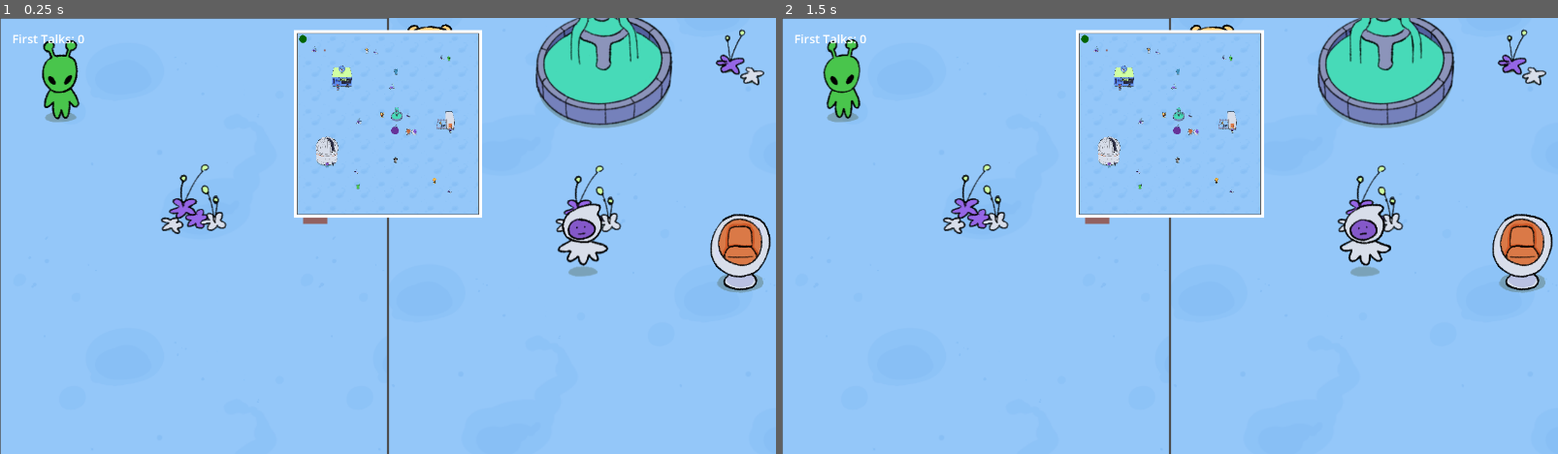
Above: before the commit, frames 1-2 (left to right).
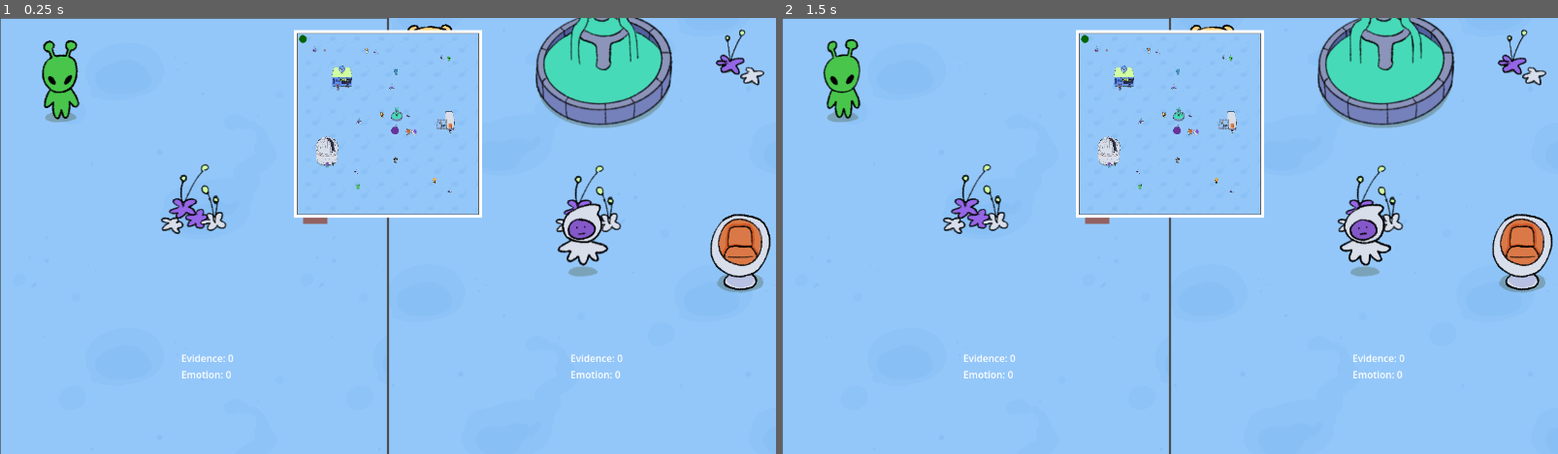
Above: after the commit, the same moments.

Repository: liannie3/wwhataburger
Game: Godot game, scene res://main_game/SpitScreen.tscn
Same seed, same stepped clock (60 frames per second), same inputs: the game is played once before the commit and once after it. This scene is started directly instead of the project's main scene.
Inputs:
- Up to frame 1 (0.25 s): no input
- Up to frame 2 (1.5 s): no input

The runs differ from the first frame. In frame 1, 0.3% of the frame differs, in the area x 1-81%, y 3-83%; in frame 2, 0.3%.

Commit message:
Create hud

Diff:
--- a/core/emotion_manager.gd
+++ b/core/emotion_manager.gd
@@ -35,3 +35,8 @@
 
 func _on_emotion_expired(player_id: int) -> void:
 	set_emotion(player_id, EmotionData.Emotion.NONE)
+
+func get_emotion_time_left(player_id: int) -> float:
+	if _timers.has(player_id) and not _timers[player_id].is_stopped():
+		return _timers[player_id].time_left
+	return 0.0
--- /dev/null
+++ b/main_game/HUD.tscn
@@ -0,0 +1,34 @@
+[gd_scene format=3 uid="uid://bhk45cagwg42x"]
+
+[ext_resource type="Script" uid="uid://7fgwg7st8w0y" path="res://main_game/hud.gd" id="1_riflj"]
+
+[node name="Hud" type="CanvasLayer" unique_id=190957759]
+script = ExtResource("1_riflj")
+
+[node name="Control" type="Control" parent="." unique_id=392376605]
+layout_mode = 3
+anchors_preset = 7
+anchor_left = 0.5
+anchor_top = 1.0
+anchor_right = 0.5
+anchor_bottom = 1.0
+offset_left = -20.0
+offset_top = -170.0
+offset_right = 20.0
+offset_bottom = -130.0
+grow_horizontal = 2
+grow_vertical = 0
+
+[node name="VBoxContainer" type="VBoxContainer" parent="Control" unique_id=1960163562]
+layout_mode = 0
+offset_right = 40.0
+offset_bottom = 81.0
+
+[node name="EvidenceLabel" type="Label" parent="Control/VBoxContainer" unique_id=738955444]
+layout_mode = 2
+
+[node name="EmotionLabel" type="Label" parent="Control/VBoxContainer" unique_id=1736996198]
+layout_mode = 2
+
+[node name="DurationBar" type="ProgressBar" parent="Control/VBoxContainer" unique_id=1663121440]
+layout_mode = 2
--- a/main_game/PlayerUI.tscn
+++ b/main_game/PlayerUI.tscn
@@ -21,22 +21,6 @@
 theme_override_colors/font_color = Color(1, 1, 1, 0.7019608)
 theme_override_font_sizes/font_size = 35
 text = "\"E to Talk\""
-
-[node name="HUD" type="MarginContainer" parent="." unique_id=975345416]
-anchors_preset = 10
-anchor_right = 1.0
-grow_horizontal = 2
-theme_override_constants/margin_left = 20
-theme_override_constants/margin_top = 20
-theme_override_constants/margin_right = 20
-
-[node name="VBoxContainer" type="VBoxContainer" parent="HUD" unique_id=1907236446]
-layout_mode = 2
-
-[node name="StatsLabel" type="Label" parent="HUD/VBoxContainer" unique_id=1400778715]
-layout_mode = 2
-theme_override_font_sizes/font_size = 20
-text = "First Talks: 0 "
 
 [node name="DialogueMargin" type="MarginContainer" parent="." unique_id=1411215602]
 anchors_preset = 12
--- a/main_game/SpitScreen.tscn
+++ b/main_game/SpitScreen.tscn
@@ -2,6 +2,7 @@
 
 [ext_resource type="Script" uid="uid://cqyhd7rayxr3g" path="res://main_game/spit_screen.gd" id="1_1142w"]
 [ext_resource type="PackedScene" uid="uid://3iselbpvlq0y" path="res://main_game/MainGame.tscn" id="2_f4b40"]
+[ext_resource type="PackedScene" uid="uid://bhk45cagwg42x" path="res://main_game/HUD.tscn" id="3_f4b40"]
 
 [sub_resource type="StyleBoxFlat" id="StyleBoxFlat_1142w"]
 bg_color = Color(0.6, 0.6, 0.6, 0)
@@ -41,6 +42,8 @@
 
 [node name="MainGame" parent="HBoxContainer/SubViewportContainer/SubViewport" unique_id=1780440313 instance=ExtResource("2_f4b40")]
 
+[node name="Hud" parent="HBoxContainer/SubViewportContainer/SubViewport" unique_id=269710828 instance=ExtResource("3_f4b40")]
+
 [node name="SubViewportContainer2" type="SubViewportContainer" parent="HBoxContainer" unique_id=528254201]
 layout_mode = 2
 size_flags_horizontal = 3
@@ -51,6 +54,9 @@
 canvas_cull_mask = 4294967293
 size = Vector2i(638, 720)
 render_target_update_mode = 4
+
+[node name="Hud" parent="HBoxContainer/SubViewportContainer2/SubViewport2" unique_id=190957759 instance=ExtResource("3_f4b40")]
+player_id = 2
 
 [node name="CanvasLayer" type="CanvasLayer" parent="." unique_id=112051585]
 
--- /dev/null
+++ b/main_game/hud.gd
@@ -0,0 +1,56 @@
+class_name BaseHUD
+extends CanvasLayer
+
+@export var player_id: int = 1
+
+@onready var main_ui_container: VBoxContainer = $Control/VBoxContainer
+@onready var main_control: Control = $Control
+@onready var evidence_label: Label = $Control/VBoxContainer/EvidenceLabel
+@onready var emotion_label: Label = $Control/VBoxContainer/EmotionLabel
+@onready var duration_bar: ProgressBar = $Control/VBoxContainer/DurationBar
+
+func _ready() -> void:
+	EmotionManager.emotion_changed.connect(_on_emotion_changed)
+	GlobalStats.evidence_changed.connect(_on_evidence_changed)
+
+	var current_emotion = EmotionManager.get_emotion(player_id)
+	_update_emotion_display(current_emotion)
+
+	var initial_evidence = GlobalStats.p1_evidence if player_id == 1 else GlobalStats.p2_evidence
+	_update_evidence_display(initial_evidence)
+
+func _process(_delta: float) -> void:
+	if not duration_bar.visible:
+		return
+	var time_left = EmotionManager.get_emotion_time_left(player_id)
+	duration_bar.value = time_left
+
+func _on_emotion_changed(changed_player_id: int, emotion: EmotionData.Emotion) -> void:
+	# Ignore signals meant for the other player
+	if changed_player_id != player_id:
+		return
+
+	_update_emotion_display(emotion)
+
+func _on_evidence_changed(changed_player_id: int, new_amount: int) -> void:
+	if changed_player_id != player_id:
+		return
+
+	_update_evidence_display(new_amount)
+
+# --- UI Updaters ---
+
+func _update_emotion_display(emotion: EmotionData.Emotion) -> void:
+	if emotion == EmotionData.Emotion.NONE:
+		# Hide the bar completely when there is no emotion
+		duration_bar.visible = false
+	else:
+		# Show the bar and safely set the max_value
+		duration_bar.visible = true
+		var duration: float = EmotionData.get_duration(emotion)
+		# Use max() to guarantee max_value is never 0, preventing UI glitches
+		duration_bar.max_value = max(duration, 0.01)
+	emotion_label.text = "Emotion: " + str(emotion)
+
+func _update_evidence_display(amount: int) -> void:
+	evidence_label.text = "Evidence: " + str(amount)
--- a/main_game/player_ui.gd
+++ b/main_game/player_ui.gd
@@ -3,7 +3,6 @@
 var player_id: int = 1
 
 @onready var ghost_prompt = $GhostPrompt
-@onready var stats_label = $HUD/VBoxContainer/StatsLabel
 
 # New UI References
 @onready var dialogue_margin = $DialogueMargin
@@ -32,14 +31,6 @@
 	EventBus.hide_prompt.connect(_on_hide_prompt)
 	EventBus.show_dialogue.connect(_on_show_dialogue)
 	EventBus.hide_dialogue.connect(_on_hide_dialogue)
-	GlobalStats.stat_changed.connect(_on_stat_changed)
-
-	if player_id == 1:
-		stats_label.horizontal_alignment = HORIZONTAL_ALIGNMENT_LEFT
-		stats_label.text = "First Talks: " + str(GlobalStats.p1_first_talks)
-	else:
-		stats_label.horizontal_alignment = HORIZONTAL_ALIGNMENT_RIGHT
-		stats_label.text = "First Talks: " + str(GlobalStats.p2_first_talks)
 
 
 # --- DIALOGUE ANIMATION LOGIC ---
@@ -107,10 +98,6 @@
 	dialogue_margin.hide()
 	bubble_state = "closed"
 
-# --- OTHER LISTENERS ---
-func _on_stat_changed(id: int, stat_name: String, new_value: int) -> void:
-	if id == player_id and stat_name == "first_talks":
-		stats_label.text = "First Talks: " + str(new_value)
 
 func _on_show_prompt(id: int, text: String) -> void:
 	if id == player_id:
Not shown, added: main_game/hud.gd.uid
